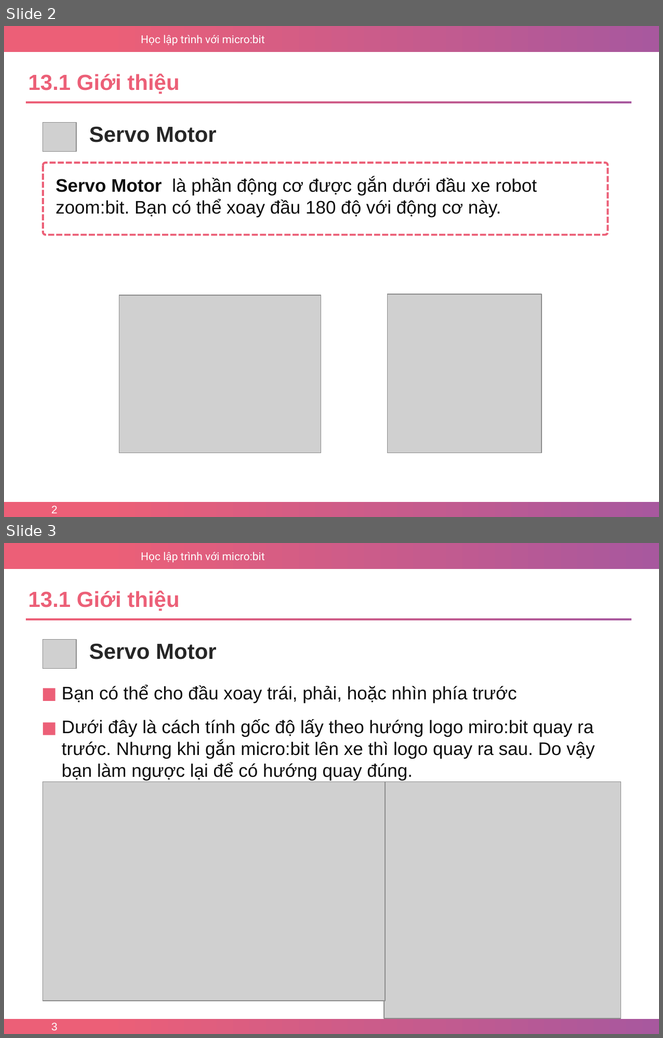
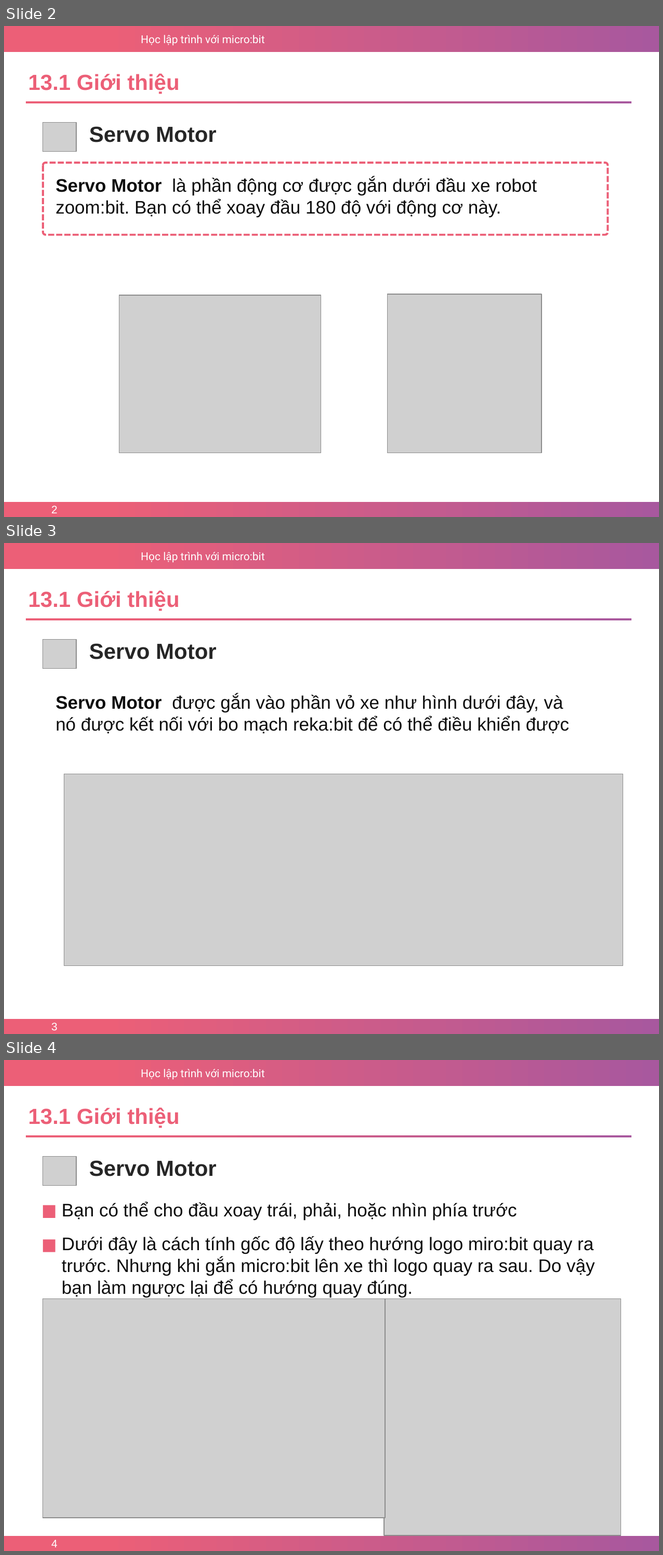
Before and after one commit to nhannn87dn/Learn-microbit, a slide deck: Lessions/Bai-13-Servo-Motor/Bai-13-Servo-Motor.pptx. Shown one above the other, each under a label of ours: slides 2 and 3 before the commit, slides 2, 3 and 4 after it. The pictures are 663x1038 and 663x1555 pixels, drawn with LibreOffice and Linux fonts; fonts in the diff are those of the drawing; grey boxes stand for pictures; background and template pictures are left out. Boxes give left, top, right and bottom in pixels: in the first picture for what was removed or moved away, otherwise in the second. Text is boxed around its words. In the diff, an @@ line names an element or a change of style, - is before the commit and + after.

```diff
--- a/Lessions/Bai-13-Servo-Motor/Bai-13-Servo-Motor.pptx
+++ b/Lessions/Bai-13-Servo-Motor/Bai-13-Servo-Motor.pptx
@@ slide 3 added at <box>4,543,659,1034</box>, background #FFFFFF; not listed: 3 template elements that a slide beside it also shows @@
@@ text added at <box>28,590,179,611</box>, 24 pt, text #EC5F77, bold @@
+13.1 Giới thiệu
@@ rectangle added at <box>26,618,632,620</box>, fill gradient #EC5F77 to #A8589E @@
@@ picture added at <box>42,639,76,669</box> @@
@@ text added at <box>89,643,217,659</box>, 24 pt, text #262626, bold @@
+Servo Motor
@@ text added at <box>55,694,569,734</box>, 20 pt, text #0D0D0D @@
+Servo Motor được gắn vào phần vỏ xe như hình dưới đây, và nó được kết nối với bo mạch reka:bit để có thể điều khiển được
@@ picture added at <box>64,774,623,966</box> @@
@@ page number added at <box>51,1023,58,1031</box>, 12 pt, text #FFFFFF @@
+3
@@ what was slide 3 is now slide 4 @@
@@ page number at <box>51,1540,58,1548</box>: text changed @@
-3
+4
```
Also in this commit, not shown: 5 other files.
